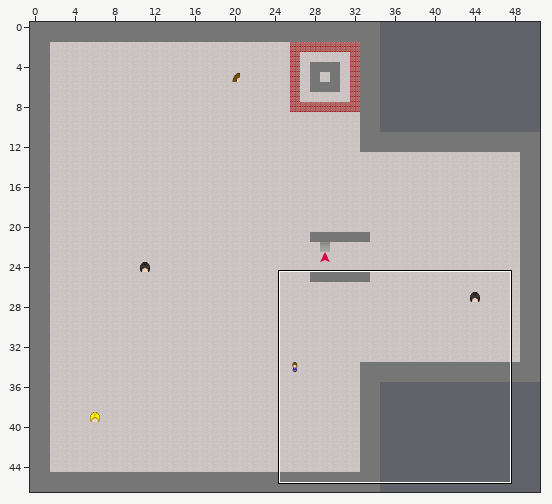
Two versions of a level (Tiled map, app/src/main/assets/tmx/roof_floor.tmx). The first picture is a wide view before the edit; the outline marks the close-up.
Close-up. First the earlier version:
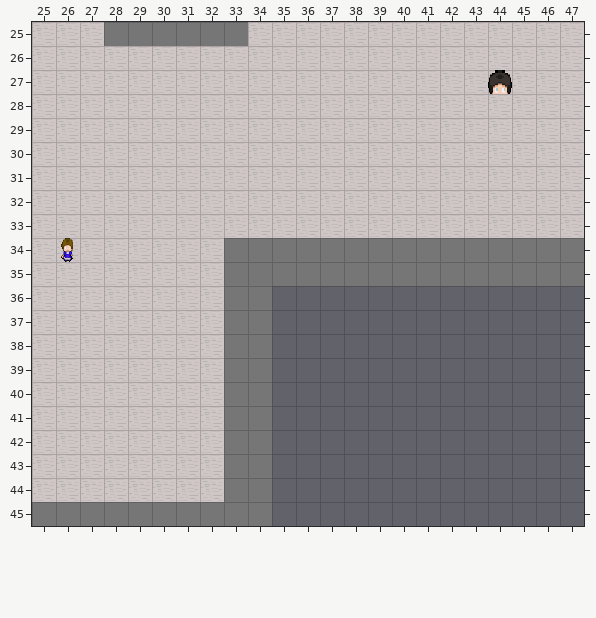
Cells are 32x32 px. Shown: x 25..47, y 25..45. The commit also changed other parts of the map, which this record leaves out. Tiles whose own drawing changed are shown in their newer look in all pictures.
The same view after the edit:
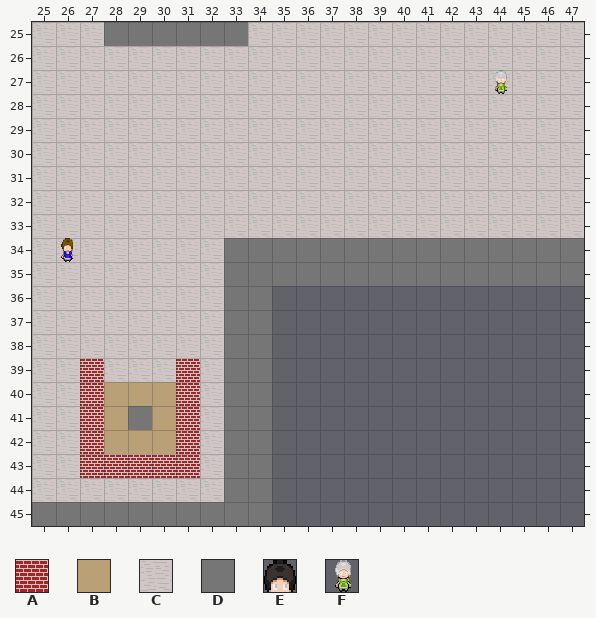
Key: from "floors_tiled_ready": A 0, B 3, C 12, D 13; from "objects_teacher": E 20, F 23.
_ is an empty cell.
Difference:
{"where": "layer \"base\""}
{"y":39,"x":27,"old":"C","new":"A"}
{"y":39,"x":31,"old":"C","new":"A"}
{"y":40,"x":27,"old":"CCCCC","new":"ABBBA"}
{"y":41,"x":27,"old":"CCCCC","new":"ABDBA"}
{"y":42,"x":27,"old":"CCCCC","new":"ABBBA"}
{"y":43,"x":27,"old":"CCCCC","new":"AAAAA"}
{"where": "layer \"teachers\""}
{"y":27,"x":44,"old":"E","new":"F"}
{"label":"changed","picture_box":[488,70,512,94]}
{"label":"changed","picture_box":[80,359,200,478]}
